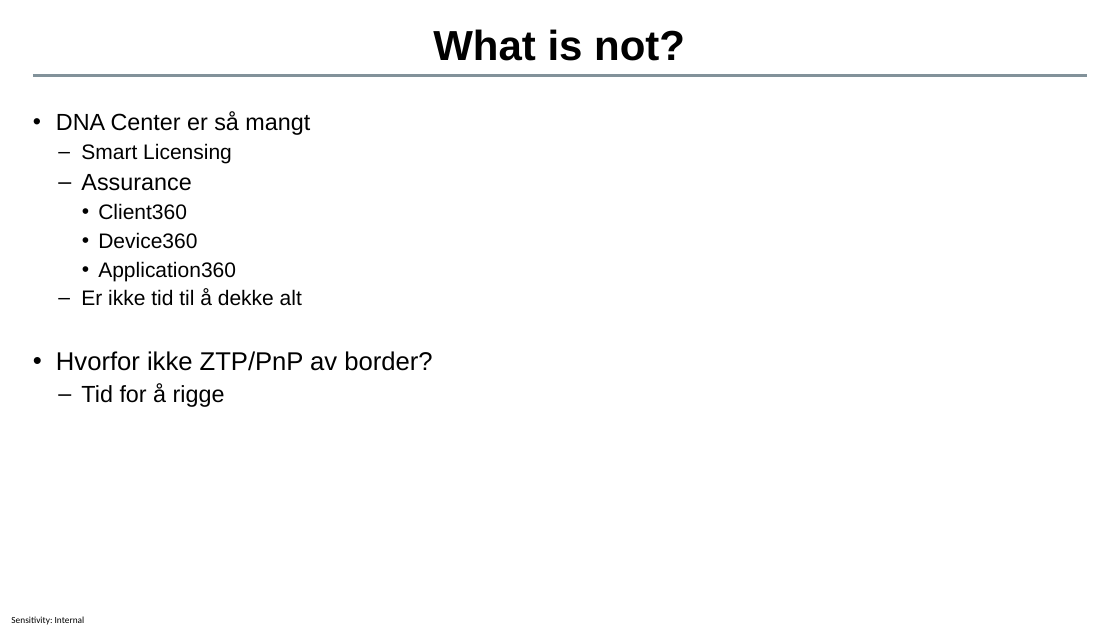
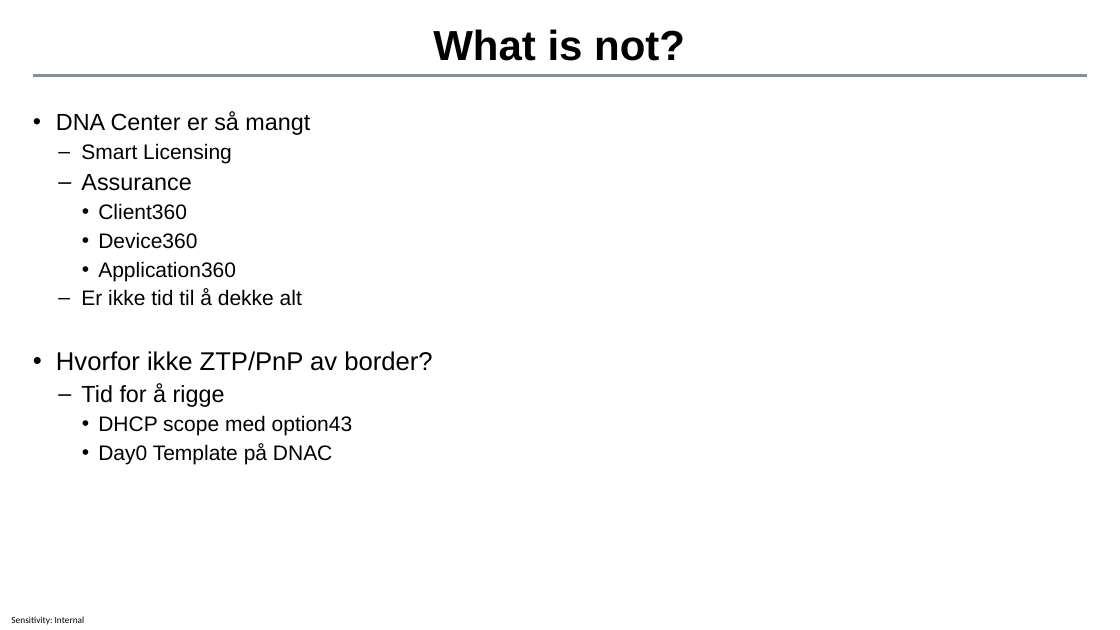
Before and after one commit to ateanorge/cnsdq221, a slide deck: slide 12 of 02-Marius/2021.05.28-02-Preso.pptx. Drawn at 1120x630 pixels with LibreOffice and Linux fonts; fonts in the diff are those of the drawing; background and template pictures are left out. Boxes give left, top, right and bottom in pixels: in the first picture for what was removed or moved away, otherwise in the second. Text is boxed around its words. In the diff, an @@ line names an element or a change of style, - is before the commit and + after.

Commit message:
update

```diff
--- a/02-Marius/2021.05.28-02-Preso.pptx
+++ b/02-Marius/2021.05.28-02-Preso.pptx
@@ text at (98, 415, 353, 465): paragraphs added @@
+    • DHCP scope med option43
+    • Day0 Template på DNAC
```
